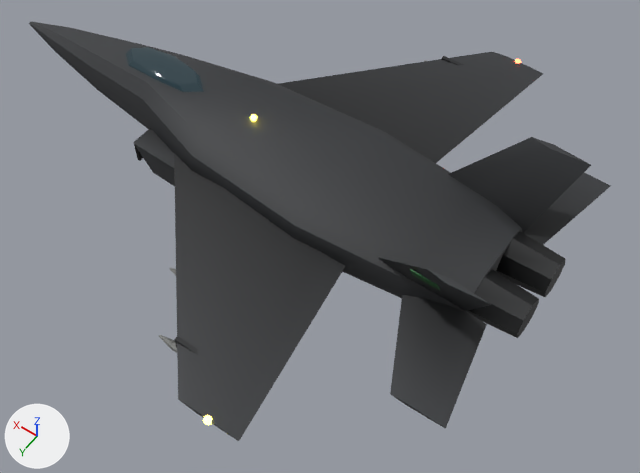
The glTF model models/u_jet_lod1.glb: old version first, new version second.
Before and after are seen from a camera (50 mm lens) standing at (-0.794, 0.899, 1.235) and looking at (-0.198, 0.065, -0.076). The lights are fixed; the arrows at lower left show +X, +Y and +Z. The picture after the commit comes second. Where no turn or scale is listed for an object, it has been applied to the vertices. Vertices at exactly the same position are counted once.

The first picture shows 'Jet_LOD1_Details', 'Jet_LOD1_Walls'.
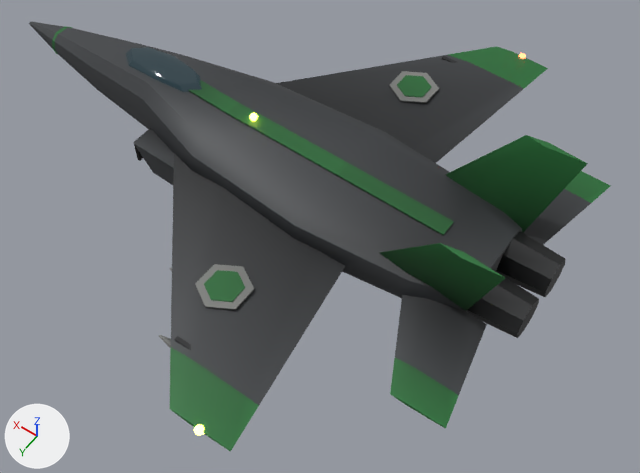
Location of each change, [x1, y1, x2, y2] in pixels of the pictures (640 x 473 px; the box of a moved part takes in the faces that stretch with it):
'Jet_LOD1_Walls', reshaped
    before: [29, 22, 610, 441]
    after: [29, 22, 610, 452]
'Jet_LOD1_Details', reshaped (17% wider, 8% taller)
    before: [126, 47, 566, 425]
    after: [52, 26, 566, 436]
part 1 of me_jet_lod1_details, added
    after: [397, 75, 432, 97]
part 2 of me_jet_lod1_details, added
    after: [204, 270, 245, 302]
part 3 of me_jet_lod1_details, added
    after: [389, 71, 439, 103]
part 4 of me_jet_lod1_details, added
    after: [195, 264, 254, 310]
part 5 of me_jet_lod1_details, moved or reshaped
    before: [515, 59, 521, 64]
    after: [519, 53, 526, 59]
part 6 of me_jet_lod1_details, moved or reshaped
    before: [203, 415, 212, 425]
    after: [194, 424, 204, 436]
part 7 of me_jet_lod1_details, moved or reshaped
    before: [250, 114, 257, 121]
    after: [249, 113, 258, 121]
part 8 of me_jet_lod1_details, added
    after: [52, 26, 72, 55]
part 9 of me_jet_lod1_details, deleted
    before: [410, 269, 440, 290]
part 10 of me_jet_lod1_details, added
    after: [188, 80, 454, 235]
part 11 of me_jet_lod1_walls, built on
    before: [174, 74, 610, 441]
    after: [170, 46, 610, 452]
part 12 of me_jet_lod1_walls, edited (looks the same)
    both: [226, 64, 523, 403]
part 13 of me_jet_lod1_walls, recoloured
    both: [389, 137, 588, 429]

Diff of the bpy script that builds the scene:
```diff
--- a/models/u_jet_lod1.glb.py
+++ b/models/u_jet_lod1.glb.py
@@ me_jet_lod1_details @@
-me_jet_lod1_details.from_pydata(...)  # 331 vertices, 568 faces; spans x -0.61..0.34, y -0.508..0.508, z -0.065..0.111
+me_jet_lod1_details.from_pydata(...)  # 407 vertices, 696 faces; spans x -0.61..0.52, y -0.529..0.529, z -0.065..0.1
+# me_jet_lod1_details part 1: a new loose piece, a 6-sided cylinder along z spanning x -0.2003..-0.1397, y -0.335..-0.265, z 0.011..0.0145, in mat_teamcolor
+# me_jet_lod1_details part 2: a new loose piece, a 6-sided cylinder along z spanning x -0.2003..-0.1397, y 0.265..0.335, z 0.011..0.0145, in mat_teamcolor
+# me_jet_lod1_details part 3: a new loose piece, a 6-sided cylinder along z spanning x -0.2133..-0.1267, y -0.35..-0.25, z 0.01..0.013, in mat_white
+# me_jet_lod1_details part 4: a new loose piece, a 6-sided cylinder along z spanning x -0.2133..-0.1267, y 0.25..0.35, z 0.01..0.013, in mat_white
+# me_jet_lod1_details part 5: the loose piece of 26 vertices spanning x -0.308..-0.292, y -0.508..-0.492, z -0.008..0.008 is moved by (0.0, -0.02, 0.0)
+# me_jet_lod1_details part 6: the loose piece of 26 vertices spanning x -0.308..-0.292, y 0.492..0.508, z -0.008..0.008 is moved by (0.0, 0.02, 0.0)
+# me_jet_lod1_details part 7: the loose piece of 26 vertices spanning x -0.007..0.007, y -0.007..0.007, z 0.061..0.075 is moved by (0.0, 0.0, 0.002)
+# me_jet_lod1_details part 8: a new loose piece of 20 vertices spanning x 0.48..0.52, y -0.032..0.032, z -0.026..0.03, in mat_teamcolor
+# me_jet_lod1_details part 9: the loose piece of 8 vertices spanning x -0.485..-0.435, y 0.14..0.156, z 0.079..0.111 is deleted
+# me_jet_lod1_details part 10: 24 vertices added at x -0.422..0.222, y -0.018..0.018, z 0.043..0.08
+# other edits to the shape of me_jet_lod1_details do not show in these pictures
 me_jet_lod1_details.materials.append(mat_bore)
@@ me_jet_lod1_walls @@
-me_jet_lod1_walls.from_pydata(...)  # 158 vertices, 284 faces; spans x -0.6..0.62, y -0.5..0.5, z -0.07..0.155
+me_jet_lod1_walls.from_pydata(...)  # 182 vertices, 352 faces; spans x -0.6..0.62, y -0.52..0.52, z -0.07..0.186
+# me_jet_lod1_walls part 11
+# 3 vertices are removed from x -0.276, y -0.5..0.5, z -0.004..0.004
+# 38 faces are deleted
+# 4 vertices in x -0.58..-0.47, y -0.175..-0.163, z 0.155 move by (0.0, 0.031, 0.031)
+# 4 vertices in x -0.58..-0.47, y 0.163..0.175, z 0.155 move by (0.0, -0.031, 0.031)
+# 9 vertices move from x -0.36..-0.24, y -0.5..0.5, z -0.002..0.004 to x -0.348..-0.168, y -0.436..0.436, z -0.006..0.006
+# 22 vertices are added at x -0.588..-0.222, y -0.52..0.52, z -0.009..0.006
+# 5 new vertices lie (0.0, 0.0, -0.004) away from vertices in x -0.57..-0.342, y -0.52..0.52, z -0.003..0.002
+# 46 new faces join them, mat_airgrey
+# 60 new faces join them, mat_teamcolor
+# me_jet_lod1_walls part 12: 31 kept faces spanning x -0.52..0.12, y -0.436..0.436, z -0.028..0.186 get new vertex colours; the middle colour goes from grey #a7a7a7 to grey #a3a3a3
+# me_jet_lod1_walls part 13: 32 faces spanning x -0.6..-0.32, y -0.3..0.3, z -0.008..0.186 switch from mat_airgrey to mat_teamcolor
```
